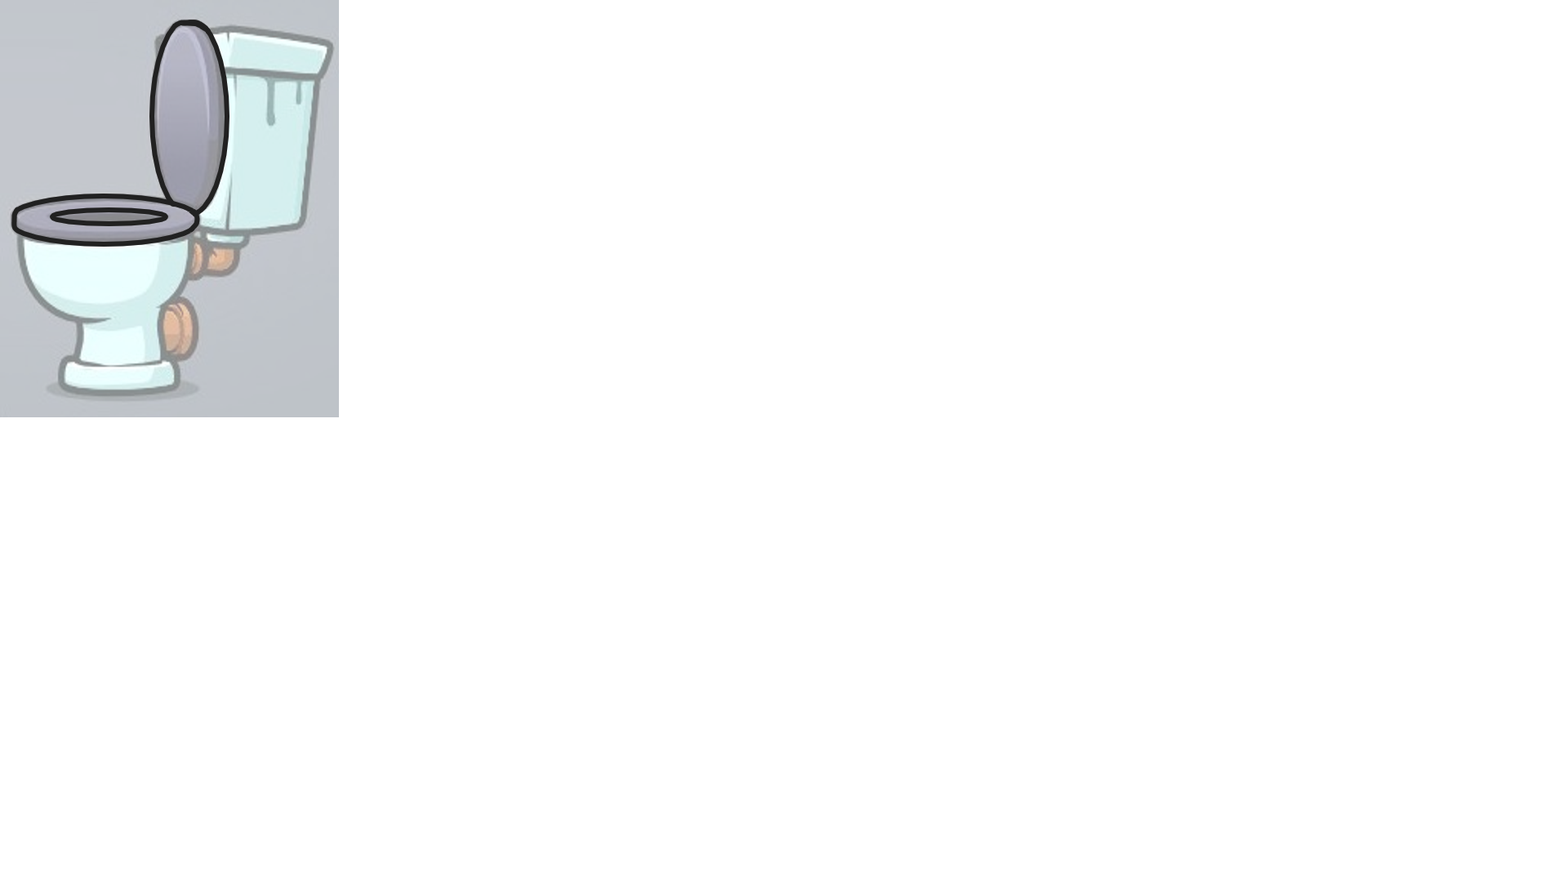
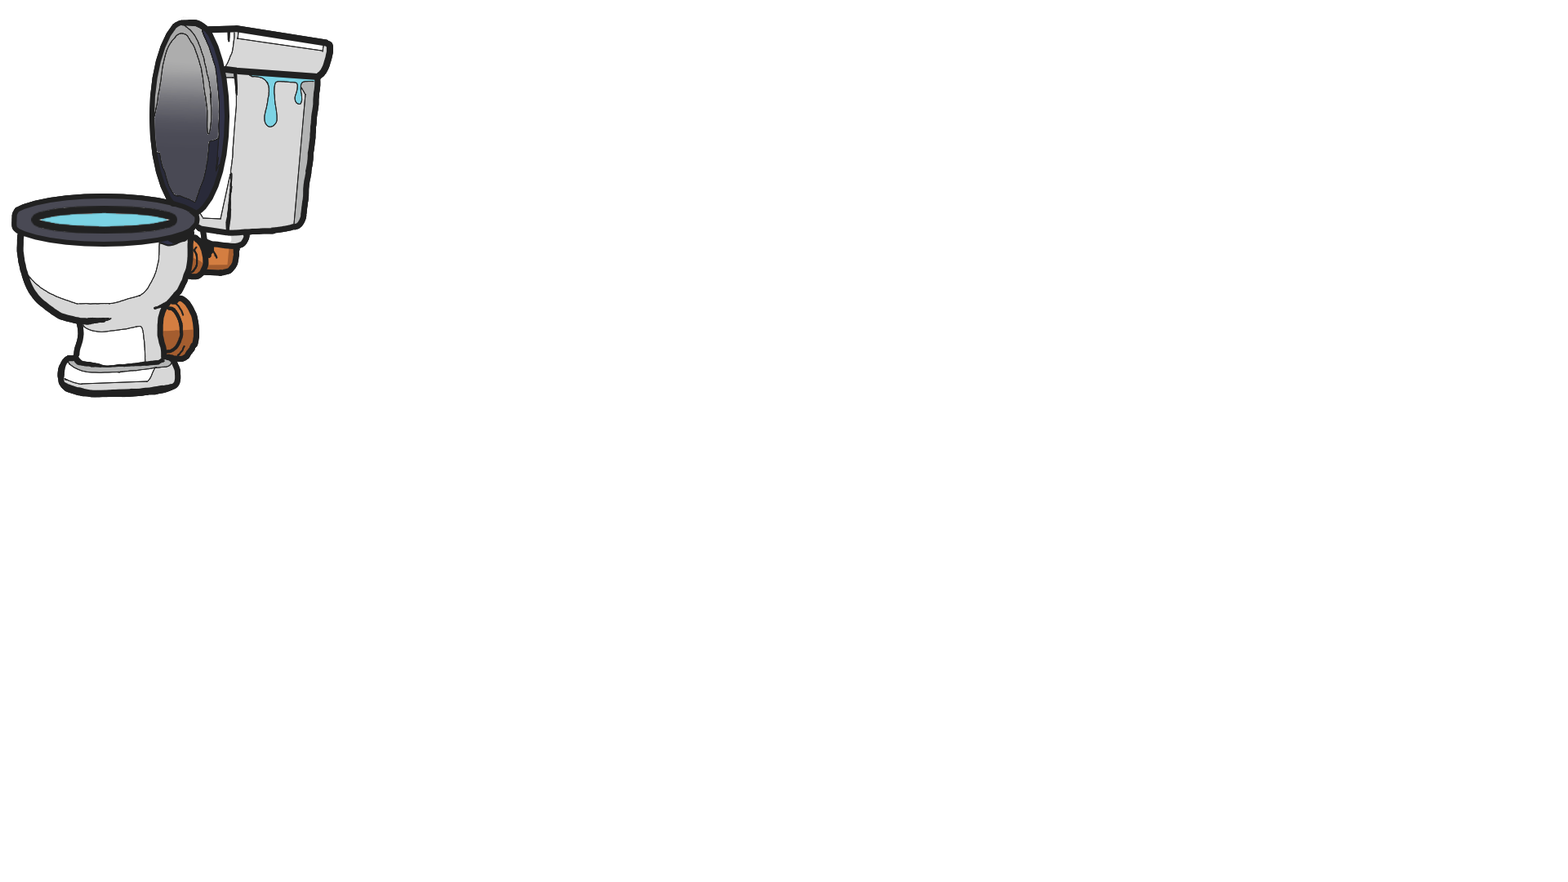
Comparing the layer stacks of the two w=1568, h=882 images. Changes:
renamed "2D toilet game asset.jpg" to "Paint Layer 2", opacity 47% → 100%, moved it above "Paint Layer 2", painted on it over [0, 0, 339, 418]
painted on "Paint Layer 2" (2nd of 2) over [0, 0, 339, 418]